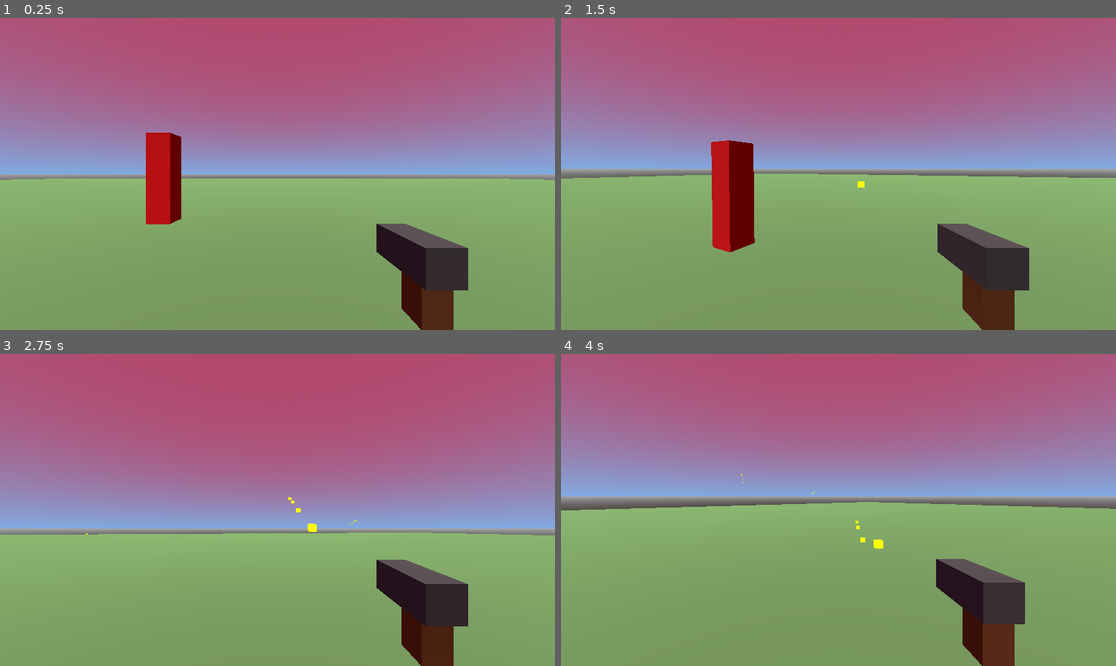
Above: before the commit, frames 1-4 (two rows, left to right).
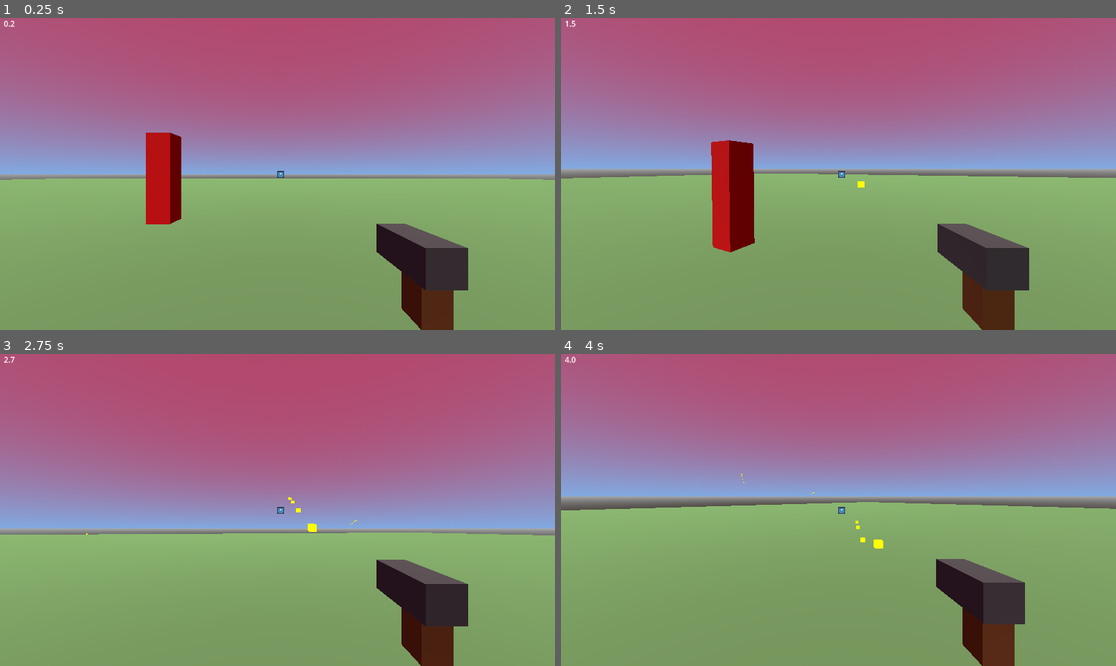
Above: after the commit, the same moments.

Repository: Jake-Dressler/Godot_FPS
Game: Godot game, scene res://main.tscn
The game is run twice, just before and just after one commit, with the same random seed, the same clock (stepped at 60 frames per second) and the same inputs. The engine's default icon, where the game draws it, is replaced by a stand-in: a white triangle on a blue panel in a dark square.
Inputs (mouse positions are in pixels of both pictures, inside the frame that each line leads up to):
- Up to frame 1 (0.25 s): no input
- Up to frame 2 (1.5 s): tap Enter at 0.5 s; move the mouse to (866, 174) at 0.52 s; press the mouse at (866, 174) at 0.53 s; hold W (move_forward) from 0.53 s (still down); tap Space (jump) at 0.77 s; move the mouse to (810, 174) at 1.27 s; release the mouse at (810, 174) at 1.28 s; click (810, 174) at 1.35 s
- Up to frame 3 (2.75 s): keep holding W (move_forward); tap Space (jump) at 1.52 s; move the mouse to (288, 503) at 2.02 s; press the mouse at (288, 503) at 2.03 s
- Up to frame 4 (4 s): keep holding W (move_forward); move the mouse to (832, 516) at 2.77 s; release the mouse at (832, 516) at 2.78 s; click (832, 516) at 2.85 s; tap Space (jump) at 3.02, 3.77 s; move the mouse to (877, 513) at 3.52 s; press the mouse at (877, 513) at 3.53 s

The runs differ from the first frame. In frame 1, less than 0.1% of the frame differs, in the area x 0-52%, y 0-52%; in frame 2, less than 0.1%; in frame 3, less than 0.1%; in frame 4, less than 0.1%.

Commit message:
worked on stuff
need to fix crosshair implementation and move timer

Diff:
--- a/area_3d.gd
+++ b/area_3d.gd
@@ -4,5 +4,5 @@
 
 signal capsule_hit(dam)
 
-func _hit():
+func hit():
 	emit_signal("capsule_hit", damage)
--- a/bullet.gd
+++ b/bullet.gd
@@ -13,6 +13,9 @@
 	if ray.is_colliding():
 		mesh.visible = false
 		particles.emitting = true
+		if ray.get_collider().is_in_group("enemy"):
+			ray.get_collider().hit()
+		ray.enabled = false
 		await get_tree().create_timer(1.0).timeout
 		queue_free()
 
--- a/bullet.tscn
+++ b/bullet.tscn
@@ -37,6 +37,8 @@
 [node name="RayCast3D" type="RayCast3D" parent="."]
 transform = Transform3D(1, 0, 0, 0, 1, 0, 0, 0, 0.314656, 0, 0, 0)
 target_position = Vector3(0, 0, -1)
+collision_mask = 2
+collide_with_areas = true
 
 [node name="GPUParticles3D" type="GPUParticles3D" parent="."]
 transform = Transform3D(-4.37114e-08, -1, 0, 1, -4.37114e-08, 0, 0, 0, 0.599969, 0, 0, -0.307857)
--- /dev/null
+++ b/capsule_enemy.gd
@@ -0,0 +1,9 @@
+extends Node3D
+
+@export var health := 10
+
+func _on_area_3d_capsule_hit(dam: Variant) -> void:
+	health -= dam
+	print(health)
+	if health <= 0:
+		queue_free()
--- a/capsule_enemy.tscn
+++ b/capsule_enemy.tscn
@@ -1,6 +1,7 @@
-[gd_scene load_steps=5 format=3 uid="uid://bv661h1t71kw3"]
+[gd_scene load_steps=6 format=3 uid="uid://bv661h1t71kw3"]
 
 [ext_resource type="Script" uid="uid://dxb5gi1u7y838" path="res://area_3d.gd" id="1_4srxm"]
+[ext_resource type="Script" uid="uid://bkp8s6lmy17o6" path="res://capsule_enemy.gd" id="1_mqy3j"]
 
 [sub_resource type="StandardMaterial3D" id="StandardMaterial3D_mqy3j"]
 albedo_color = Color(0, 0.791218, 0.324051, 1)
@@ -11,8 +12,11 @@
 [sub_resource type="CapsuleShape3D" id="CapsuleShape3D_2aaeg"]
 
 [node name="capsule_enemy" type="Node3D"]
+script = ExtResource("1_mqy3j")
 
-[node name="Area3D" type="Area3D" parent="."]
+[node name="Area3D" type="Area3D" parent="." groups=["enemy"]]
+collision_layer = 2
+collision_mask = 2
 script = ExtResource("1_4srxm")
 
 [node name="MeshInstance3D" type="MeshInstance3D" parent="Area3D"]
@@ -20,3 +24,5 @@
 
 [node name="CollisionShape3D" type="CollisionShape3D" parent="Area3D"]
 shape = SubResource("CapsuleShape3D_2aaeg")
+
+[connection signal="capsule_hit" from="Area3D" to="." method="_on_area_3d_capsule_hit"]
--- /dev/null
+++ b/label.gd
@@ -0,0 +1 @@
+extends Label
--- /dev/null
+++ b/main.gd
@@ -0,0 +1,8 @@
+extends Node3D
+
+@onready var time_label = $UI/TimeCounter
+
+var total_time = 0.0
+func _process(delta: float) -> void:
+	total_time += delta
+	time_label.text = str(snapped(total_time, 0.1))
--- a/main.tscn
+++ b/main.tscn
@@ -1,7 +1,10 @@
-[gd_scene load_steps=10 format=3 uid="uid://cpyopu2umgrlg"]
+[gd_scene load_steps=13 format=3 uid="uid://cpyopu2umgrlg"]
 
+[ext_resource type="Script" uid="uid://ms7m1tnnyq6i" path="res://main.gd" id="1_1bvp3"]
 [ext_resource type="PackedScene" uid="uid://c0wdrpq1w4fs0" path="res://player.tscn" id="1_ig7tw"]
 [ext_resource type="PackedScene" uid="uid://g10q0sn85iur" path="res://no_collision_test_box.tscn" id="2_0xm2m"]
+[ext_resource type="PackedScene" uid="uid://bv661h1t71kw3" path="res://capsule_enemy.tscn" id="3_h2yge"]
+[ext_resource type="Texture2D" uid="uid://dmlcw6h28wn7i" path="res://icon.svg" id="5_lquwl"]
 
 [sub_resource type="BoxShape3D" id="BoxShape3D_0xm2m"]
 size = Vector3(200, 1, 200)
@@ -26,6 +29,7 @@
 [sub_resource type="BoxMesh" id="BoxMesh_0xm2m"]
 
 [node name="main" type="Node3D"]
+script = ExtResource("1_1bvp3")
 
 [node name="room" type="Node3D" parent="."]
 
@@ -66,3 +70,31 @@
 [node name="MeshInstance3D" type="MeshInstance3D" parent="."]
 transform = Transform3D(1, 0, 0, 0, 0.400893, 0, 0, 0, 1, 0, 3.99683, 0)
 mesh = SubResource("BoxMesh_0xm2m")
+
+[node name="capsule_enemy" parent="." instance=ExtResource("3_h2yge")]
+transform = Transform3D(1, 0, 0, 0, 1, 0, 0, 0, 1, -12.370766, 1.5, -0.61622906)
+health = 500
+
+[node name="UI" type="Control" parent="."]
+layout_mode = 3
+anchors_preset = 0
+offset_right = 40.0
+offset_bottom = 40.0
+
+[node name="TimeCounter" type="Label" parent="UI"]
+layout_mode = 0
+offset_right = 40.0
+offset_bottom = 23.0
+horizontal_alignment = 1
+
+[node name="CenterContainer" type="CenterContainer" parent="UI"]
+layout_mode = 0
+offset_left = 575.0
+offset_top = 317.00003
+offset_right = 703.0
+offset_bottom = 445.00003
+scale = Vector2(0.11999999, 0.119999945)
+
+[node name="TextureRect" type="TextureRect" parent="UI/CenterContainer"]
+layout_mode = 2
+texture = ExtResource("5_lquwl")
--- a/project.godot
+++ b/project.godot
@@ -14,6 +14,10 @@
 run/main_scene="uid://cpyopu2umgrlg"
 config/features=PackedStringArray("4.5", "Forward Plus")
 config/icon="res://icon.svg"
+
+[global_group]
+
+enemy=""
 
 [input]
 
Not shown, added: capsule_enemy.gd.uid
Not shown, added: label.gd.uid
Not shown, added: main.gd.uid
